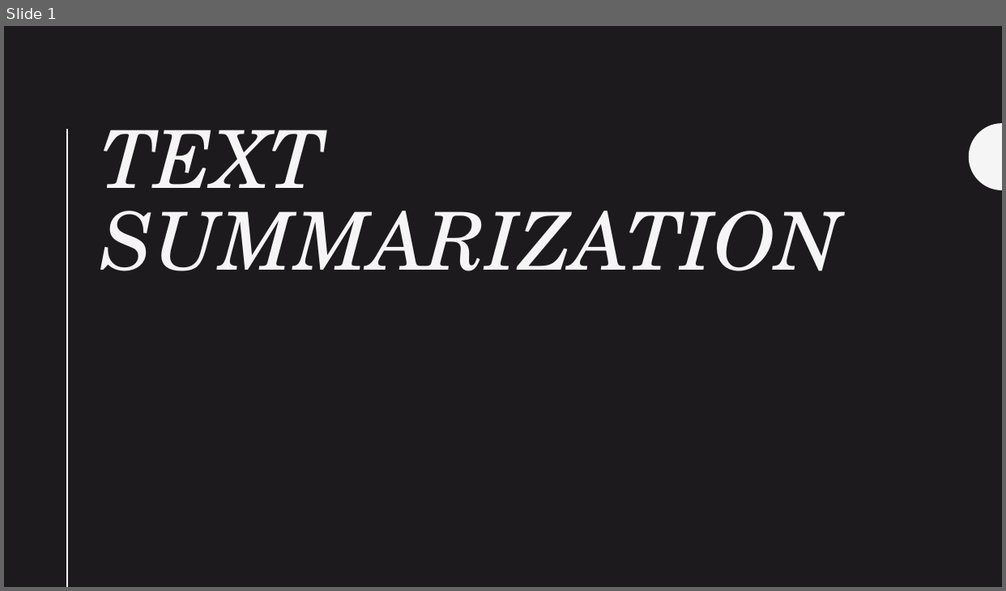
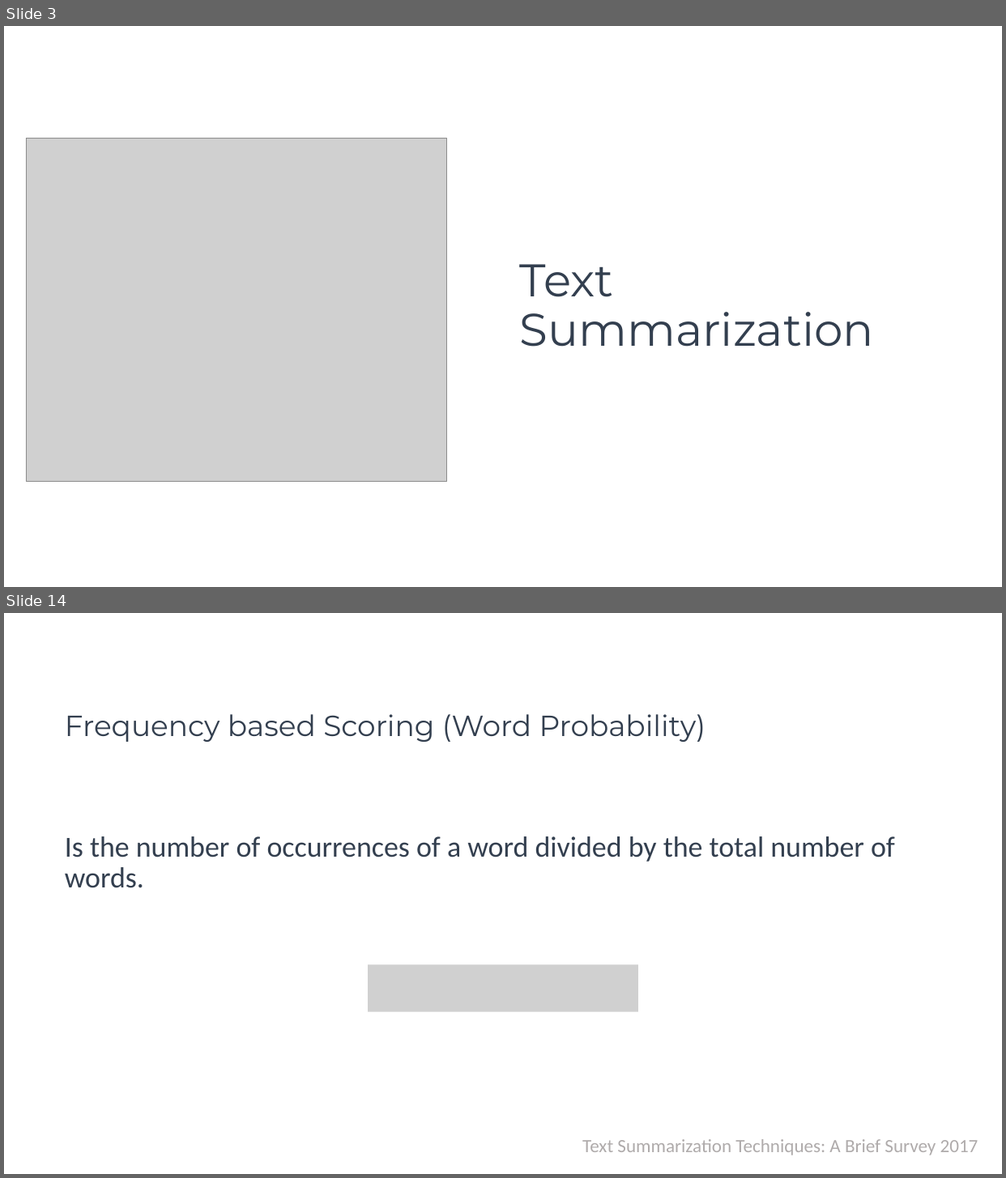
Before and after one commit to mhserry/F21AA, a slide deck: CW2/Submission/Text Summarization.pptx. Shown one above the other, each under a label of ours: slide 1 before the commit, slides 3 and 14 after it; the slides between them are not shown. The pictures are 1006x591 and 1006x1178 pixels, drawn with LibreOffice and Linux fonts; fonts in the diff are those of the drawing; grey boxes stand for pictures. Boxes give left, top, right and bottom in pixels: in the first picture for what was removed or moved away, otherwise in the second. Text is boxed around its words. In the diff, an @@ line names an element or a change of style, - is before the commit and + after.

```diff
--- a/CW2/Submission/Text Summarization.pptx
+++ b/CW2/Submission/Text Summarization.pptx
@@ slide 14 added at box(4, 613, 1002, 1174), background #FFFFFF @@
@@ text added at box(65, 714, 706, 742), 28 pt, text #333F50 @@
+Frequency based Scoring (Word Probability)
@@ text added at box(65, 837, 895, 888), 28 pt, text #333F50 @@
+Is the number of occurrences of a word divided by the total number of words.
@@ picture added at box(368, 965, 638, 1012) @@
@@ text added at box(582, 1139, 978, 1156), 18 pt, text #AFABAB @@
+Text Summarization Techniques: A Brief Survey 2017
@@ what was slide 1 is now slide 3 @@
@@ slide 3 changed as well @@
@@ background #1D1A1D to #FFFFFF @@
@@ picture added at box(27, 139, 447, 482) @@
@@ line removed from (68, 130) to (68, 587) @@
@@ freeform shape removed at box(969, 123, 1002, 190) @@
@@ title "Text Summarization" at box(520, 264, 874, 347): vertical alignment top to middle @@
@@ title at box(520, 264, 874, 347): text changed; size 77 to 44 pt; font TeX Gyre Schola to Montserrat; text colour #F5F5F5 to #333F50; italic off @@
-TEXT SUMMARIZATION
+Text Summarization
```
Also in this commit, not shown: 1 other slide changed, 23 other slides added, 8 slides removed, 3 other files.
